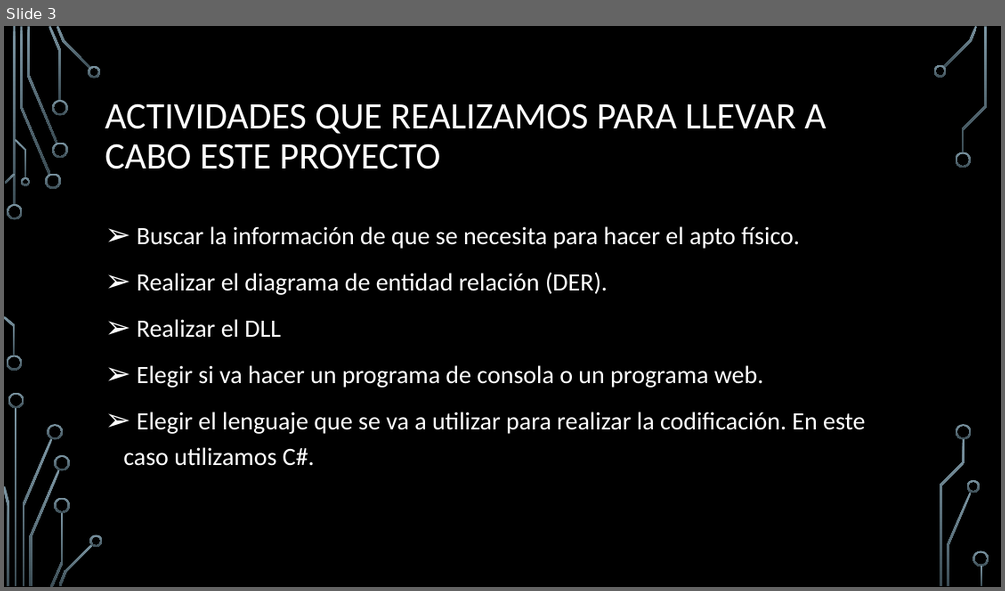
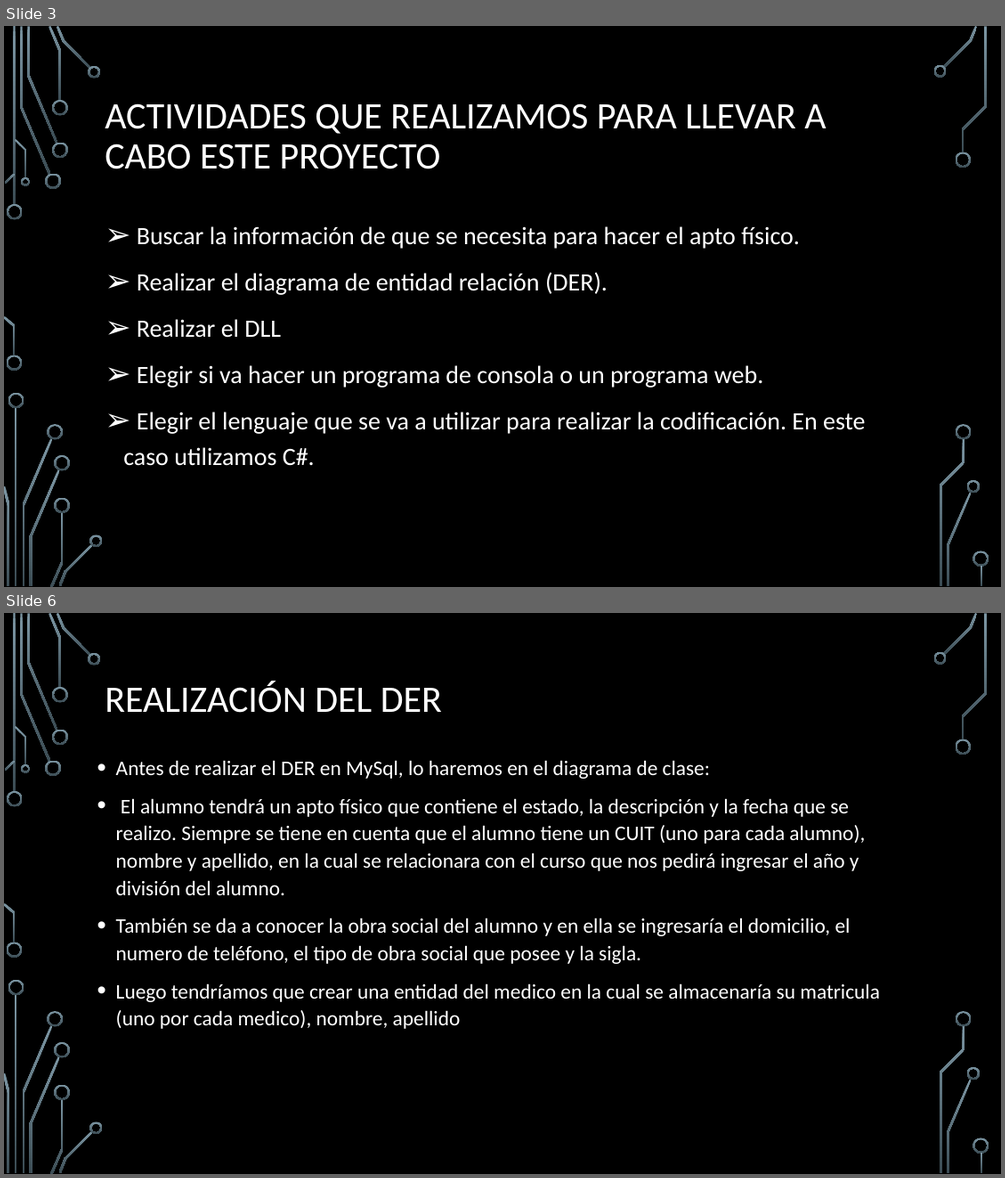
Before and after one commit to DustinJigsaw/Proyecto, a slide deck: SAF/Documentación del proyecto/SAF (Sistema de apto físico).pptx. Shown one above the other, each under a label of ours: slide 3 before the commit, slides 3 and 6 after it; the slides between them are not shown. The pictures are 1005x591 and 1005x1178 pixels, drawn with LibreOffice and Linux fonts; fonts in the diff are those of the drawing; background and template pictures are left out. Boxes give left, top, right and bottom in pixels: in the first picture for what was removed or moved away, otherwise in the second. Text is boxed around its words. In the diff, an @@ line names an element or a change of style, - is before the commit and + after.

```diff
--- a/SAF/Documentación del proyecto/SAF (Sistema de apto físico).pptx
+++ b/SAF/Documentación del proyecto/SAF (Sistema de apto físico).pptx
@@ slide 6 added at (4, 613, 1001, 1174), background picture (left out); not listed: 36 template elements that a slide beside it also shows @@
@@ title added at (105, 682, 442, 713), 36 pt, text #FFFFFF @@
+REALIZACIÓN DEL DER
@@ text added at (116, 760, 880, 1029), 20 pt, text #FFFFFF @@
+• Antes de realizar el DER en MySql, lo haremos en el diagrama de clase:
+• El alumno tendrá un apto físico que contiene el estado, la descripción y la fecha que se realizo. Siempre se tiene en cuenta que el alumno tiene un CUIT (uno para cada alumno), nombre y apellido, en la cual se relacionara con el curso que nos pedirá ingresar el año y división del alumno.
+• También se da a conocer la obra social del alumno y en ella se ingresaría el domicilio, el numero de teléfono, el tipo de obra social que posee y la sigla.
+• Luego tendríamos que crear una entidad del medico en la cual se almacenaría su matricula (uno por cada medico), nombre, apellido
```
Also in this commit, not shown: 7 other slides added, 2 other files.
